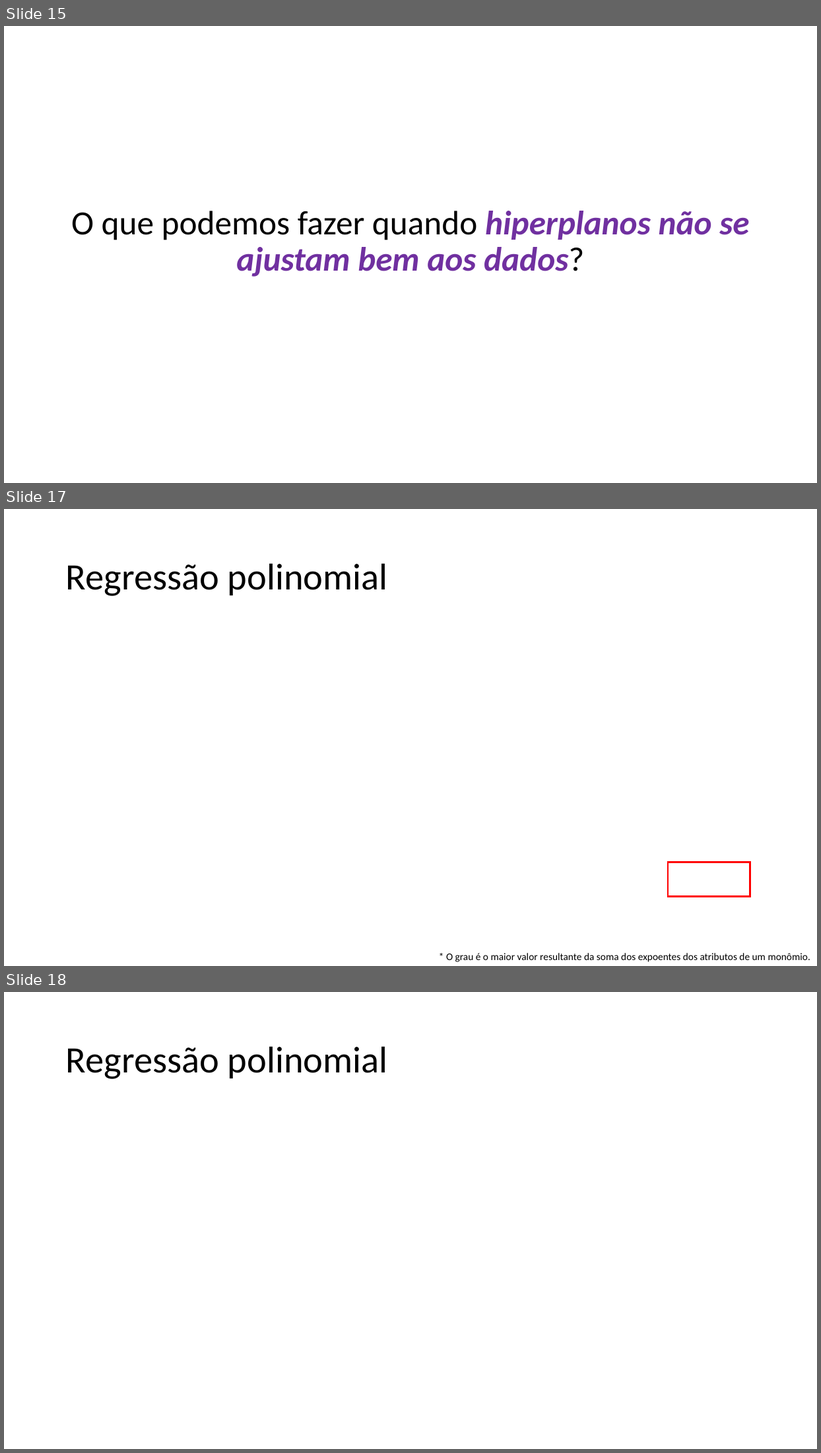
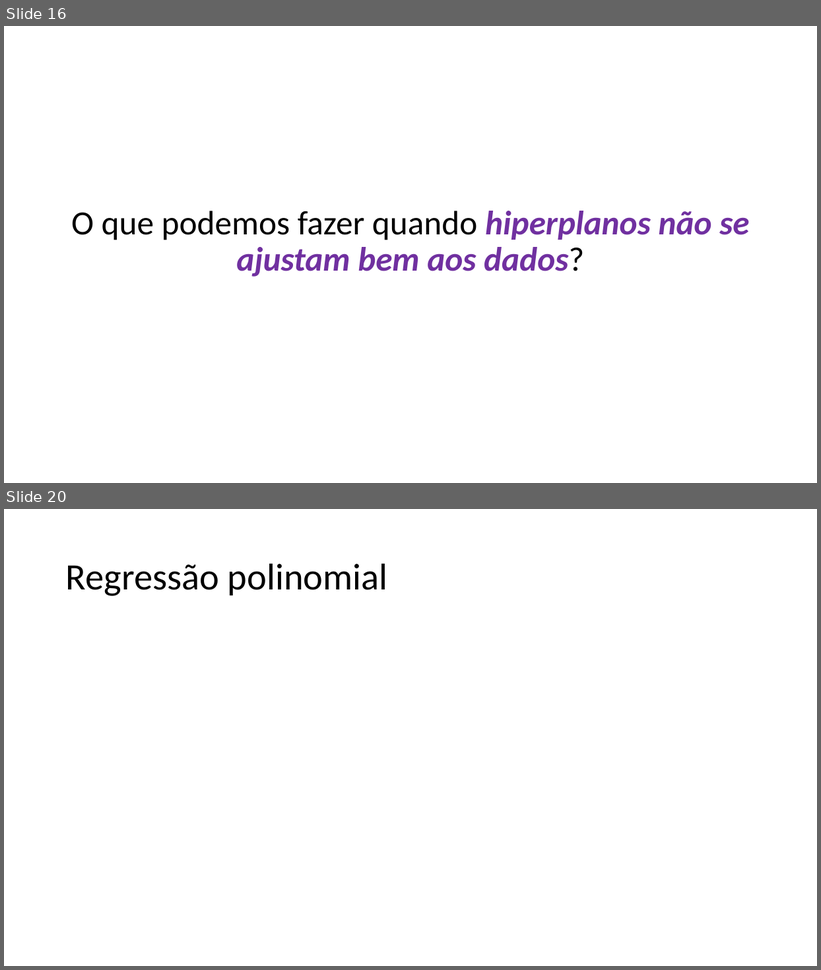
Before and after one commit to zz4fap/t319_aprendizado_de_maquina, a slide deck: slides/T319_Regressão_Linear (Parte IV).pptx. Shown one above the other, each under a label of ours: slides 15, 17 and 18 before the commit, slides 16 and 20 after it; the slides between them are not shown. The pictures are 821x1453 and 821x970 pixels, drawn with LibreOffice and Linux fonts; fonts in the diff are those of the drawing; grey boxes stand for pictures. Boxes give left, top, right and bottom in pixels: in the first picture for what was removed or moved away, otherwise in the second. Text is boxed around its words. In the diff, an @@ line names an element or a change of style, - is before the commit and + after.

```diff
--- a/slides/T319_Regressão_Linear (Parte IV).pptx
+++ b/slides/T319_Regressão_Linear (Parte IV).pptx
@@ slide 17 removed at (x1=4, y1=509, x2=817, y2=966), background #FFFFFF @@
@@ title removed at (x1=66, y1=563, x2=388, y2=596) @@
-Regressão polinomial
@@ rectangle removed at (x1=668, y1=863, x2=750, y2=897) @@
@@ text removed at (x1=446, y1=953, x2=811, y2=962) @@
-* O grau é o maior valor resultante da soma dos expoentes dos atributos de um monômio.
@@ what was slide 15 is now slide 16 @@
@@ what was slide 18 is now slide 20 @@
```
Also in this commit, not shown: 7 slides changed, 3 slides added, 2 other files.
